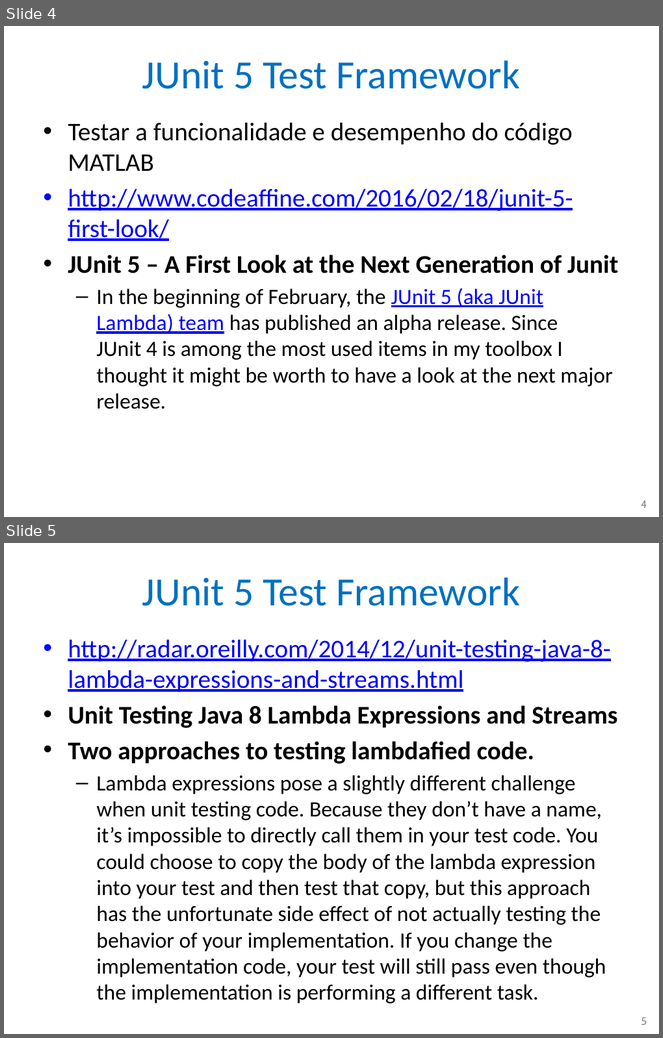
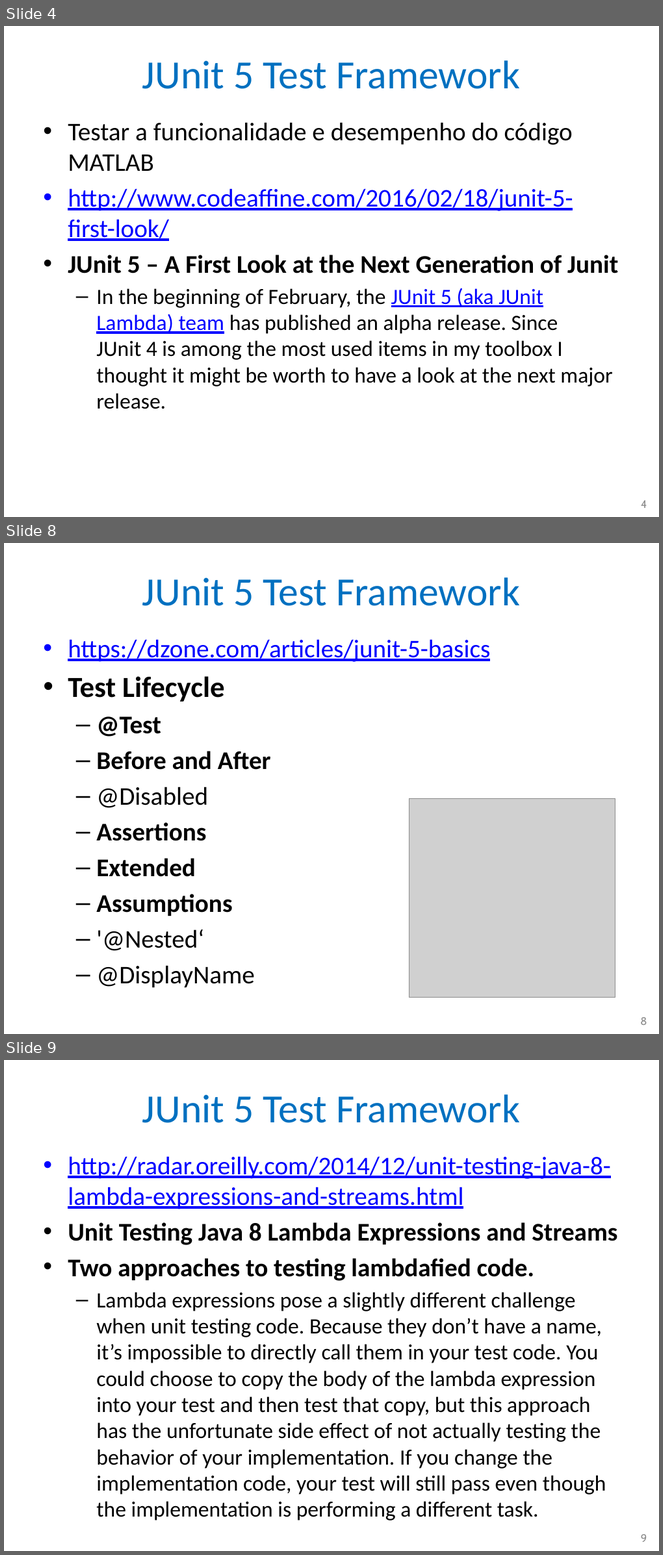
Before and after one commit to nascimentolwtn/INPE-CAP-385_DesenvolvimentoFrameworks, a slide deck: CAP385-00-Presentations/02-JUnit 5/02-JUnit 5.pptx. Shown one above the other, each under a label of ours: slides 4 and 5 before the commit, slides 4, 8 and 9 after it; the slides between them are not shown. The pictures are 663x1038 and 663x1555 pixels, drawn with LibreOffice and Linux fonts; fonts in the diff are those of the drawing; grey boxes stand for pictures. Boxes give left, top, right and bottom in pixels: in the first picture for what was removed or moved away, otherwise in the second. Text is boxed around its words. In the diff, an @@ line names an element or a change of style, - is before the commit and + after.

```diff
--- a/CAP385-00-Presentations/02-JUnit 5/02-JUnit 5.pptx
+++ b/CAP385-00-Presentations/02-JUnit 5/02-JUnit 5.pptx
@@ slide 8 added at [4,543,659,1034], background #FFFFFF @@
@@ title added at [142,577,520,606], 44 pt, text #0070C0 @@
+JUnit 5 Test Framework
@@ text added at [68,639,490,988], 28 pt, text #000000 @@
+• https://dzone.com/articles/junit-5-basics
+• Test Lifecycle
+  – @Test
+  – Before and After
+  – @Disabled
+  – Assertions
+  – Extended
+  – Assumptions
+  – '@Nested‘
+  – @DisplayName
@@ picture added at [409,799,615,998] @@
@@ page number added at [640,1017,647,1025], 12 pt, text #8C8C8C @@
+8
@@ what was slide 5 is now slide 9 @@
@@ page number at [641,1534,648,1542]: text changed @@
-5
+9
```
Also in this commit, not shown: 3 other slides added.
